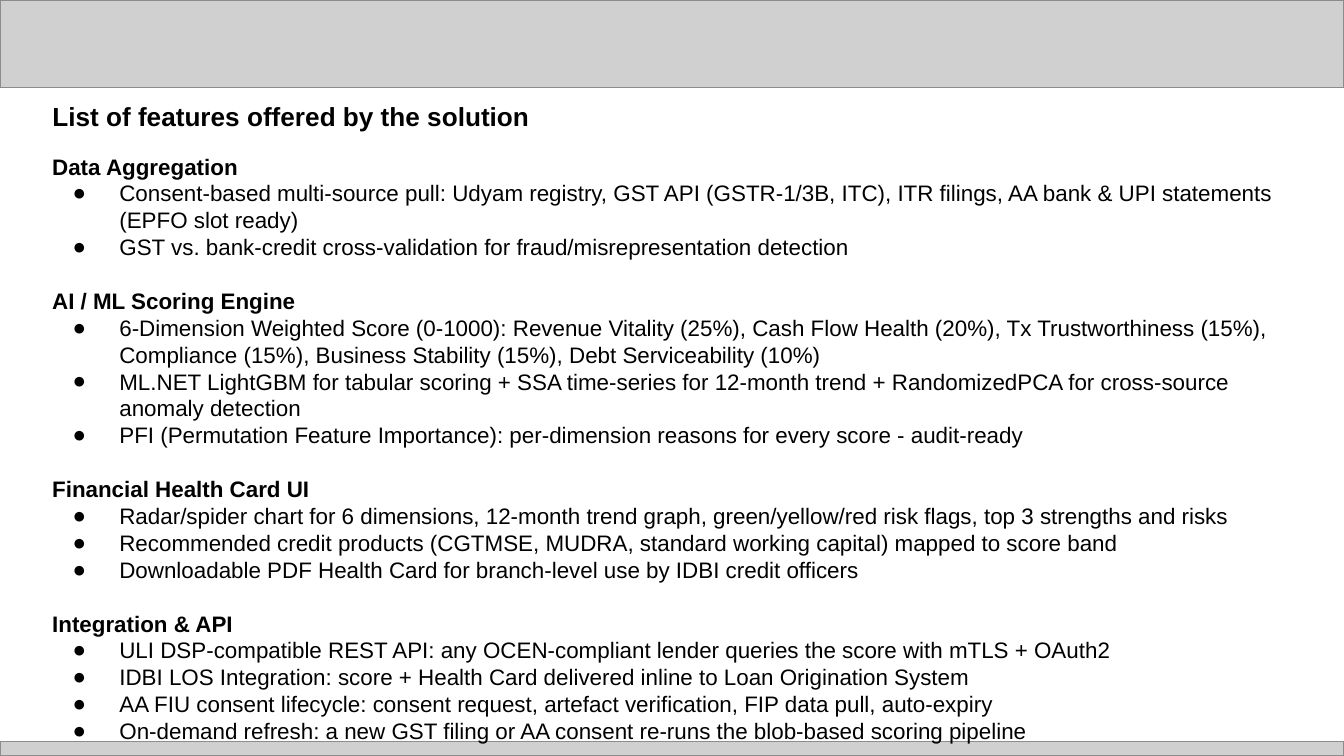
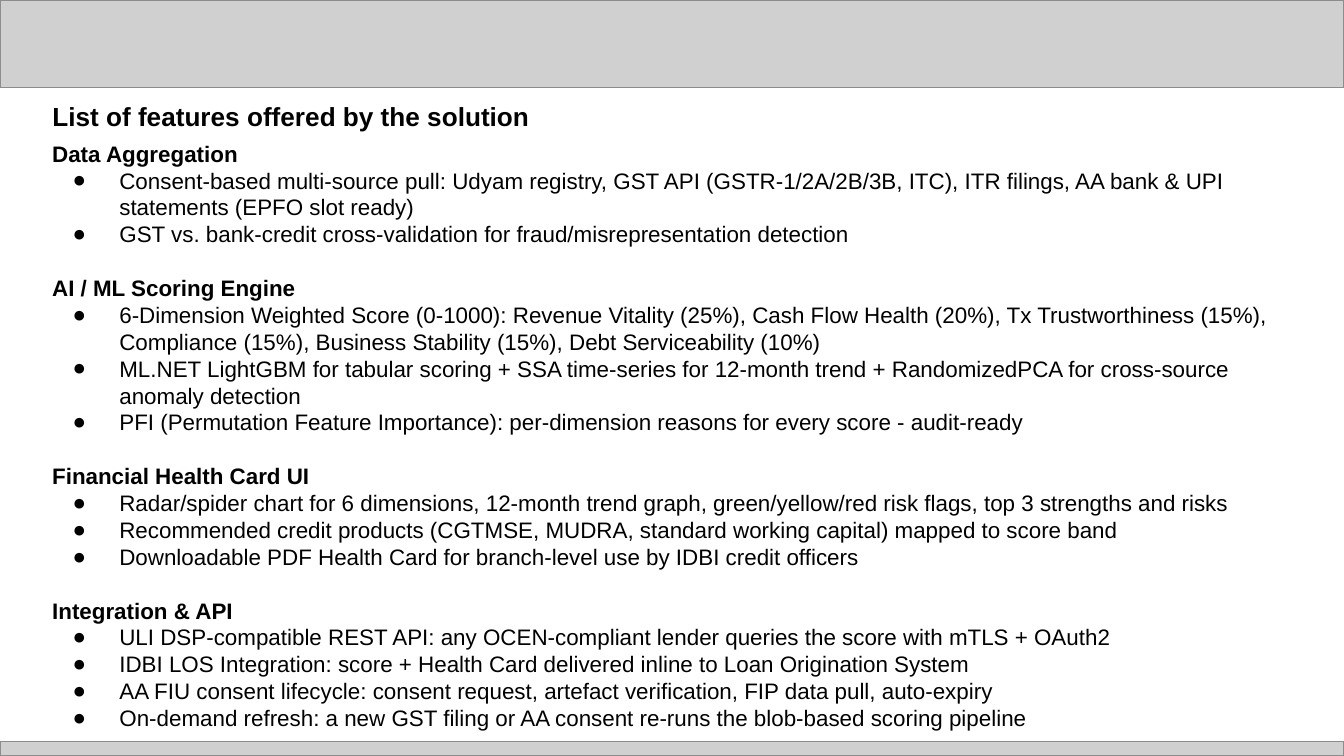
Before and after one commit to abhinavmukwane/FinRiskLensAI, a slide deck: slide 4 of Doc/Prototype Submission Deck _ IDBI Innovate.pptx. Drawn at 1344x756 pixels with LibreOffice and Linux fonts; fonts in the diff are those of the drawing; grey boxes stand for pictures. Boxes give left, top, right and bottom in pixels: in the first picture for what was removed or moved away, otherwise in the second. Text is boxed around its words. In the diff, an @@ line names an element or a change of style, - is before the commit and + after.

```diff
--- a/Doc/Prototype Submission Deck _ IDBI Innovate.pptx
+++ b/Doc/Prototype Submission Deck _ IDBI Innovate.pptx
@@ text "Data Aggregation": place and size @@
-text "Data Aggregation" at <box>52,158,1271,744</box>
+text "Data Aggregation" at <box>52,145,1267,731</box>
@@ text at <box>119,172,1223,220</box>: text changed @@
-● Consent-based multi-source pull: Udyam registry, GST API (GSTR-1/3B, ITC), ITR filings, AA bank & UPI statements (EPFO slot ready)
+● Consent-based multi-source pull: Udyam registry, GST API (GSTR-1/2A/2B/3B, ITC), ITR filings, AA bank & UPI statements (EPFO slot ready)
```
Also in this commit, not shown: 3 other slides changed, 5 slides added.
